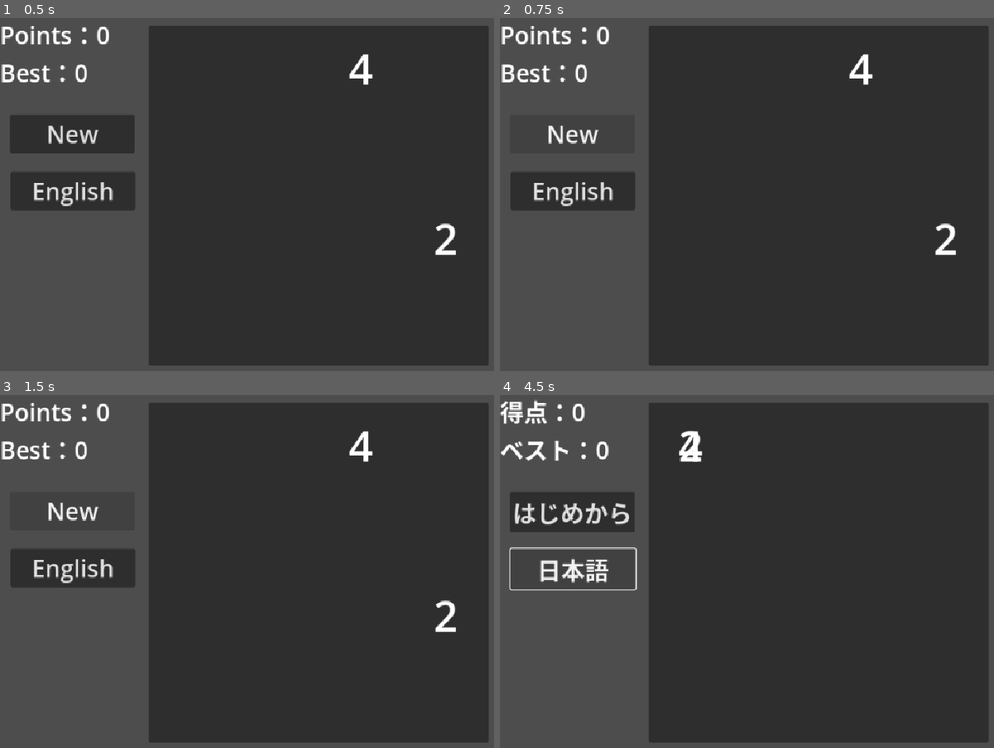
Above: before the commit, frames 1-4 (two rows, left to right).
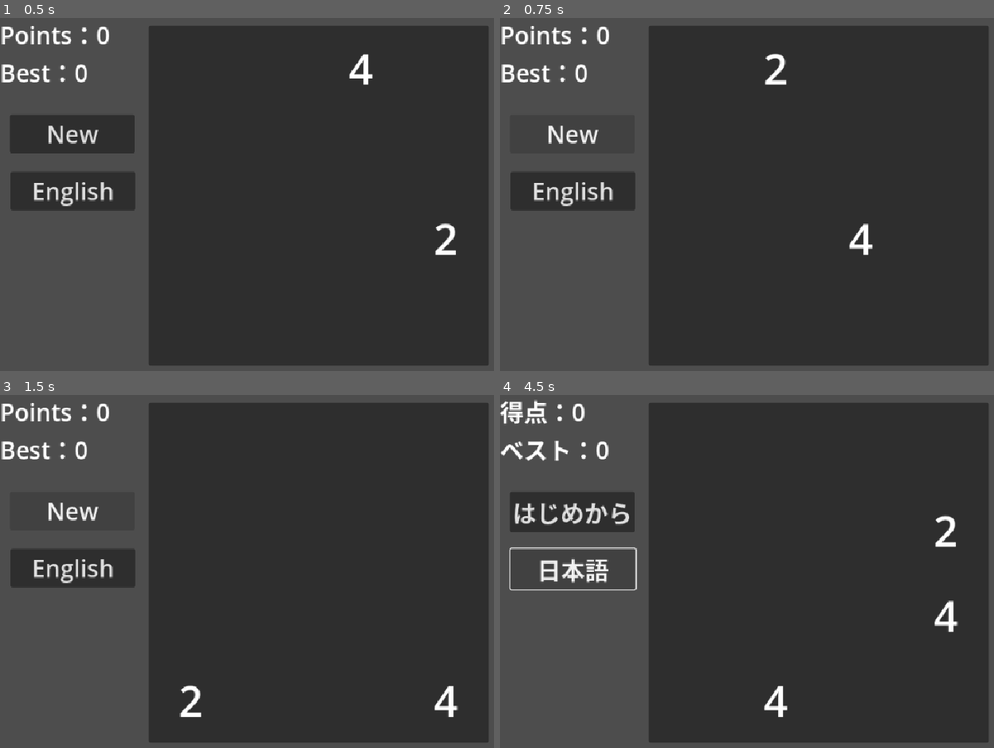
Above: after the commit, the same moments.

Repository: 168AD/2048
Game: Godot game, scene res://scenes/board.tscn
Same seed, same stepped clock (60 frames per second), same inputs: the game is played once before the commit and once after it.
Inputs:
- Up to frame 1 (0.5 s): no input
- Up to frame 2 (0.75 s): click "New" at 0.5 s
- Up to frame 3 (1.5 s): click "New" at 1.25 s
- Up to frame 4 (4.5 s): click "English" at 2 s; click "新遊戲" at 2.75 s; click "繁中" at 3.5 s; tap Enter at 4.25 s; hold Right (ui_right) from 4.28 s (still down)

Frame 1 is identical in both runs. In frame 2, 0.8% of the frame differs, in the area x 53-93%, y 10-68%; in frame 3, 0.8%; in frame 4, 0.9%, in the area x 36-93%, y 10-92%.

Commit message:
初步有了
我说写屎再封装起来是对的

Diff:
--- a/scenes/board.gd
+++ b/scenes/board.gd
@@ -44,8 +44,8 @@
 		board_res.board_updated.connect(board_view.update_grid)
 	if not board_res.board_moved.is_connected(board_view.move_grid):
 		board_res.board_moved.connect(board_view.move_grid)
-	#if not board_res.board_created.is_connected(board_view.update_grid):
-		#board_res.board_created.connect(board_view.update_grid)
+	if not board_res.board_created.is_connected(board_view.update_grid):
+		board_res.board_created.connect(board_view.update_grid)
 	if not board_res.merge_happened.is_connected(score.score_update):
 		board_res.merge_happened.connect(score.score_update)
 	if not board_res.game_over.is_connected(game_over):
--- a/scripts/resource/board_res.gd
+++ b/scripts/resource/board_res.gd
@@ -21,6 +21,7 @@
 	board_future = {}
 	add_entry_future = {}
 	_add_entry_to_grid(2)
+	board_updated.emit(board)
 	GlobalLogger.info("新游戏开始")
 
 func load_initial():
@@ -66,7 +67,7 @@
 		var old_y = add_result[1]
 		var value = add_result[2]
 		board[old_x][old_y] = value
-		board_created.emit(add_result)
+		board_created.emit(board)
 	else:
 		if direction in board_future:
 			board_future.clear()
@@ -75,7 +76,7 @@
 		board_future[direction] = board.duplicate(true)
 		var add_result = _add_entry_to_grid(1)
 		add_entry_future[direction] = add_result.duplicate(true)
-		board_created.emit(add_result)
+		board_created.emit(board)
 
 	if _game_is_over():
 		game_over.emit()
--- a/view/board_view.gd
+++ b/view/board_view.gd
@@ -23,37 +23,17 @@
 			entry0.value = board[i][j]
 
 func move_grid(board: Array):
-	if direction == "left":
-		for i in row:
-			var zero_entries = []
-			var index = 0
-			for j in column:
-				var entry0: Entry = entries[Vector2(i, j)]
-				if entry0.value == 0:
-					zero_entries.append(entry0)
-					continue
-				elif entry0.value != board[i][index]:
-					var entry_next: Entry = entries[Vector2(i, min(j+1, 3))]
-					entry_next.value = 0
-				entry0.move_to_position = Vector2(i, index)
-				index += 1
-			for entry0 in zero_entries:
-				entry0.value = 0
-				entry0.move_to_position = Vector2(i, index)
-				index += 1
+	match direction:
+		"left":
+			_move_left(board)
+		"right":
+			_move_right(board)
+		"up":
+			_move_up(board)
+		"down":
+			_move_down(board)
 
 	_move_animate()
-
-func _generate_tranverse_set() -> Array:
-	var tranverse_set = []
-	if direction == "left" or direction == "up":
-		for i in row:
-			tranverse_set.append(i)
-	else:
-		for i in row:
-			tranverse_set.append(3-i)
-
-	return tranverse_set
 
 func _create_entries():
 	for i in row:
@@ -79,7 +59,92 @@
 		for j in column:
 			var entry0: Entry = entries[Vector2(i, j)]
 			var move_to_position = _entry_position(entry0.move_to_position)
+			new_entries[Vector2(entry0.move_to_position)] = entry0
+			if entry0.value == 0:
+				entry0.position = move_to_position
+				continue
 			tween.tween_property(entry0, "position", move_to_position, MOVE_DURATION)
-			new_entries[Vector2(entry0.move_to_position)] = entry0
 
 	entries = new_entries
+
+#region 移动坐标计算
+func _move_left(board: Array):
+	for i in row:
+		var zero_entries = []
+		var index = 0
+		for j in column:
+			var entry0: Entry = entries[Vector2(i, j)]
+			if entry0.value == 0:
+				zero_entries.append(entry0)
+				continue
+			elif entry0.value != board[i][index]:
+				entry0.value = board[i][index]
+				var entry_next: Entry = entries[Vector2(i, min(j+1, 3))]
+				entry_next.value = 0
+			entry0.move_to_position = Vector2(i, index)
+			index += 1
+		for entry0 in zero_entries:
+			entry0.value = 0
+			entry0.move_to_position = Vector2(i, index)
+			index += 1
+
+func _move_right(board: Array):
+	for i in row:
+		var zero_entries = []
+		var index = column - 1
+		for j in range(column - 1, -1, -1):
+			var entry0: Entry = entries[Vector2(i, j)]
+			if entry0.value == 0:
+				zero_entries.append(entry0)
+				continue
+			elif entry0.value != board[i][index]:
+				entry0.value = board[i][index]
+				var entry_next: Entry = entries[Vector2(i, max(j-1, 0))]
+				entry_next.value = 0
+			entry0.move_to_position = Vector2(i, index)
+			index -= 1
+		for entry0 in zero_entries:
+			entry0.value = 0
+			entry0.move_to_position = Vector2(i, index)
+			index -= 1
+
+func _move_up(board: Array):
+	for j in column:
+		var zero_entries = []
+		var index = 0
+		for i in row:
+			var entry0: Entry = entries[Vector2(i, j)]
+			if entry0.value == 0:
+				zero_entries.append(entry0)
+				continue
+			elif entry0.value != board[index][j]:
+				entry0.value = board[index][j]
+				var entry_next: Entry = entries[Vector2(min(i+1, 3), j)]
+				entry_next.value = 0
+			entry0.move_to_position = Vector2(index, j)
+			index += 1
+		for entry0 in zero_entries:
+			entry0.value = 0
+			entry0.move_to_position = Vector2(index, j)
+			index += 1
+
+func _move_down(board: Array):
+	for j in column:
+		var zero_entries = []
+		var index = row - 1
+		for i in range(row - 1, -1, -1):
+			var entry0: Entry = entries[Vector2(i, j)]
+			if entry0.value == 0:
+				zero_entries.append(entry0)
+				continue
+			elif entry0.value != board[index][j]:
+				entry0.value = board[index][j]
+				var entry_next: Entry = entries[Vector2(max(i-1, 0), j)]
+				entry_next.value = 0
+			entry0.move_to_position = Vector2(index, j)
+			index -= 1
+		for entry0 in zero_entries:
+			entry0.value = 0
+			entry0.move_to_position = Vector2(index, j)
+			index -= 1
+#endregion
